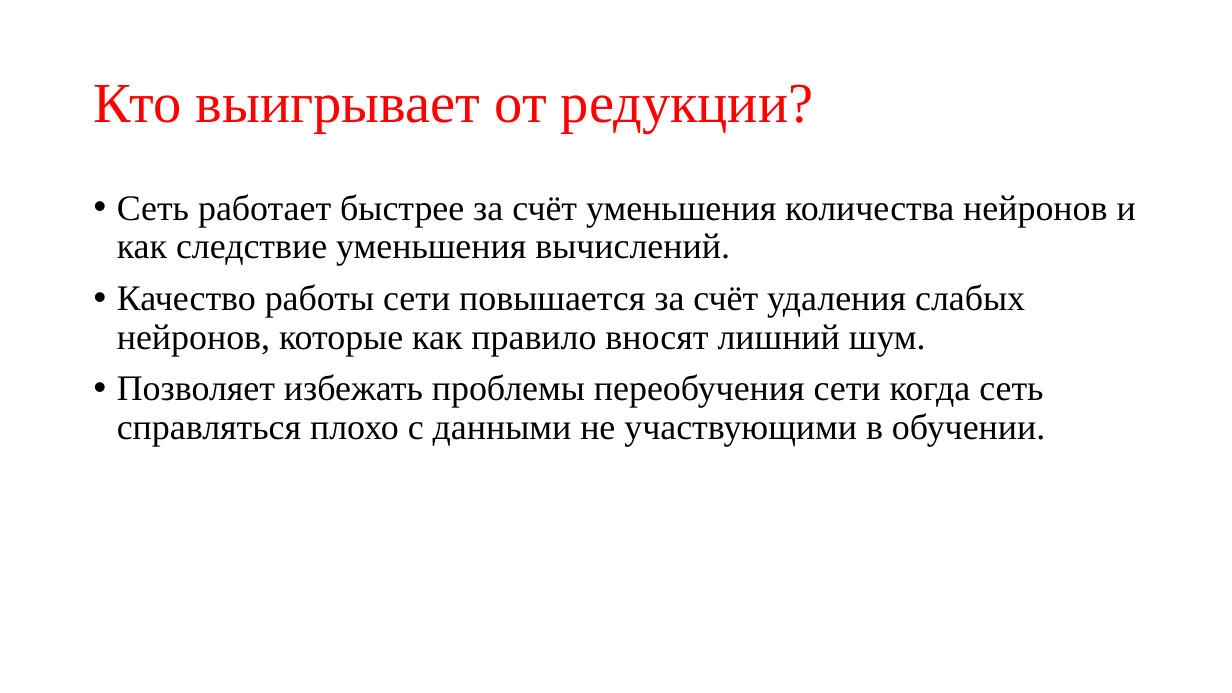
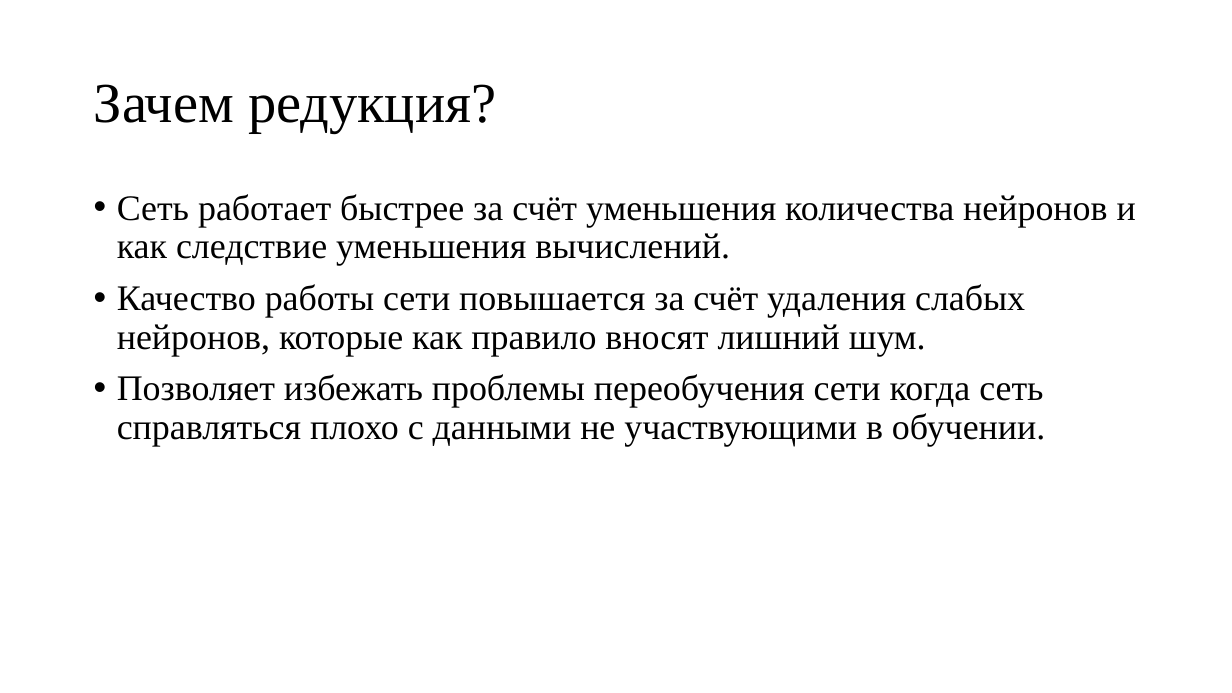
Before and after one commit to sven4500/masters-diploma, a slide deck: slide 20 of Презентация/Пезентация.ppt. Drawn at 1232x693 pixels with LibreOffice and Linux fonts; fonts in the diff are those of the drawing. Boxes give left, top, right and bottom in pixels: in the first picture for what was removed or moved away, otherwise in the second. Text is boxed around its words. In the diff, an @@ line names an element or a change of style, - is before the commit and + after.

```diff
--- a/Презентация/Пезентация.ppt
+++ b/Презентация/Пезентация.ppt
@@ title at (x1=94, y1=84, x2=496, y2=133): text changed; text colour #FF0000 to #000000 @@
-Кто выигрывает от редукции?
+Зачем редукция?
```
Also in this commit, not shown: 12 other slides changed, 2 slides added, 6 slides removed.
